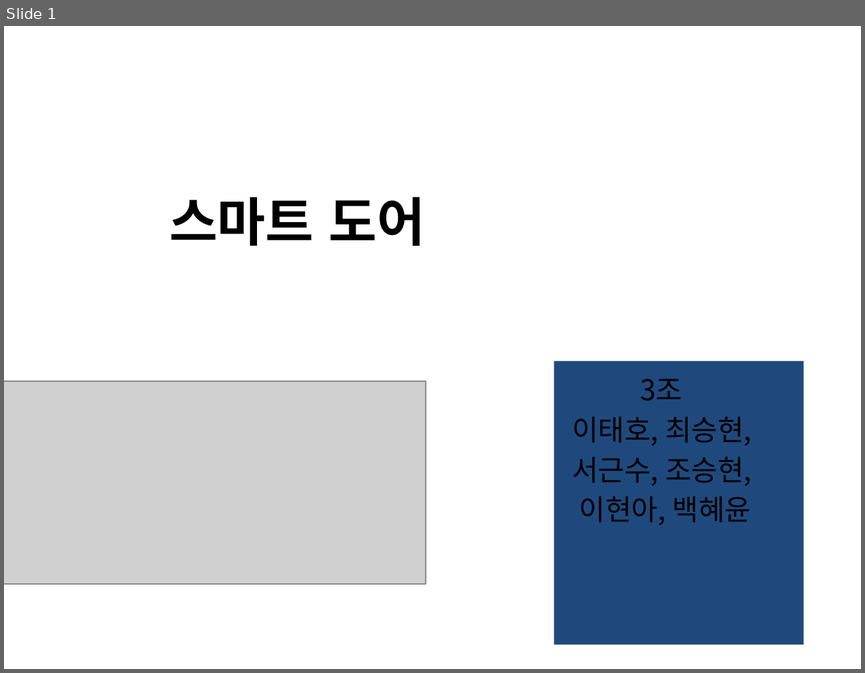
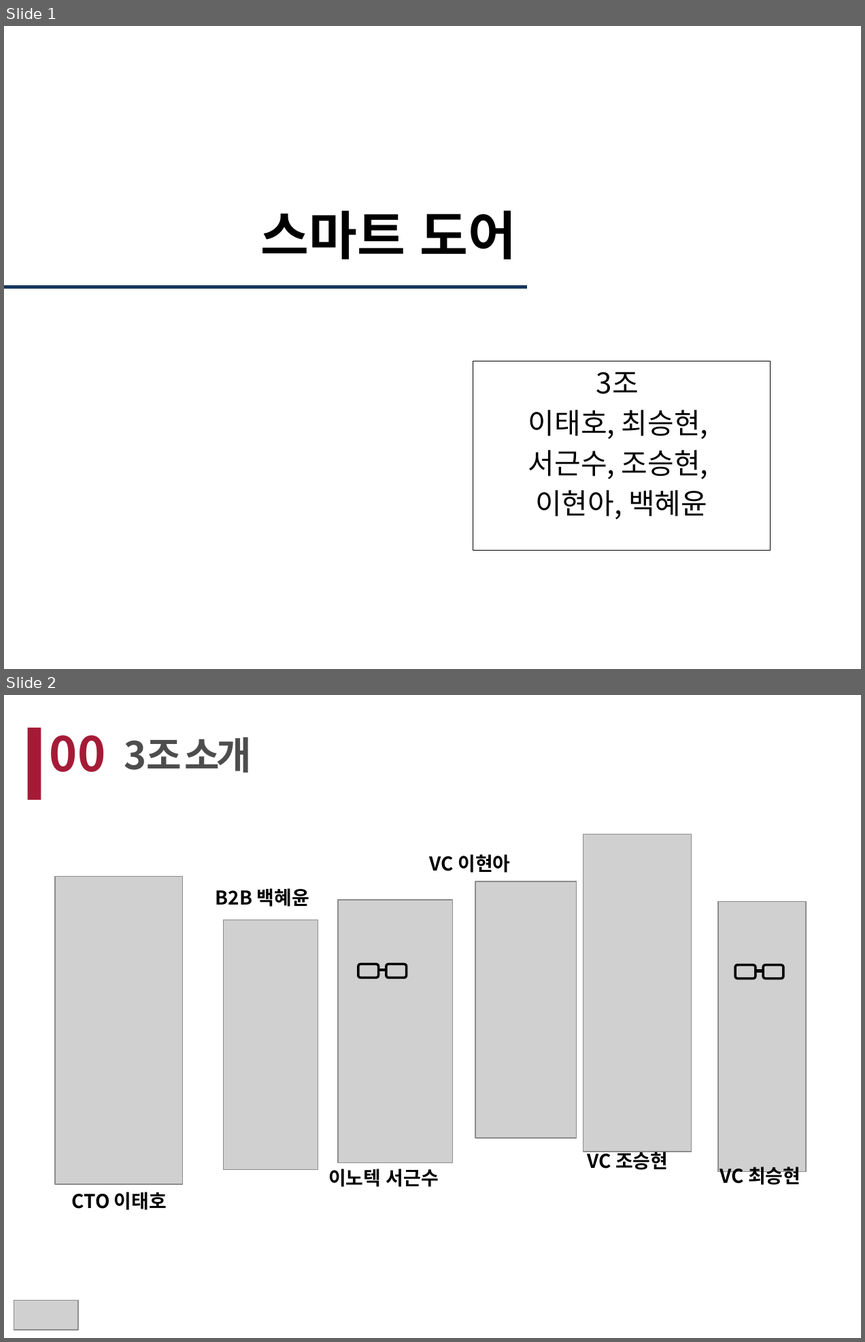
Before and after one commit to choitom/LG_SW_SMART_DOOR, a slide deck: smart_door.pptx. Shown one above the other, each under a label of ours: slide 1 before the commit, slides 1 and 2 after it. The pictures are 865x673 and 865x1342 pixels, drawn with LibreOffice and Linux fonts; fonts in the diff are those of the drawing; grey boxes stand for pictures. Boxes give left, top, right and bottom in pixels: in the first picture for what was removed or moved away, otherwise in the second. Text is boxed around its words. In the diff, an @@ line names an element or a change of style, - is before the commit and + after.

```diff
--- a/smart_door.pptx
+++ b/smart_door.pptx
@@ slide 2 added at bbox=[4, 695, 861, 1338], background #FFFFFF @@
@@ rectangle added at bbox=[28, 728, 41, 800], fill #A51B37 @@
@@ text added at bbox=[50, 735, 106, 772], 40 pt, text #A51B37, bold @@
+00
@@ text added at bbox=[124, 737, 252, 773], 32 pt, text #4D4D4D, bold @@
+3조 소개
@@ picture added at bbox=[583, 834, 691, 1151] @@
@@ text added at bbox=[430, 854, 511, 872], 16 pt, text #000000, bold @@
+VC 이현아
@@ picture added at bbox=[56, 876, 183, 1183] @@
@@ text added at bbox=[215, 888, 309, 906], 16 pt, text #000000, bold @@
+B2B 백혜윤
@@ picture added at bbox=[475, 882, 577, 1138] @@
@@ picture added at bbox=[338, 900, 453, 1163] @@
@@ picture added at bbox=[718, 902, 805, 1172] @@
@@ picture added at bbox=[224, 919, 317, 1169] @@
@@ rounded rectangle added at bbox=[358, 964, 379, 978], outline #000000 2 pt @@
@@ line added from (379, 970) to (385, 970), #000000 2.5 pt @@
@@ rounded rectangle added at bbox=[386, 964, 407, 978], outline #000000 2 pt @@
@@ rounded rectangle added at bbox=[735, 965, 755, 979], outline #000000 2 pt @@
@@ line added from (755, 971) to (762, 971), #000000 2.5 pt @@
@@ rounded rectangle added at bbox=[763, 965, 784, 979], outline #000000 2 pt @@
@@ text added at bbox=[587, 1149, 668, 1170], 16 pt, text #000000, bold @@
+VC 조승현
@@ text added at bbox=[328, 1168, 439, 1187], 16 pt, text #000000, bold @@
+이노텍 서근수
@@ text added at bbox=[720, 1166, 800, 1188], 16 pt, text #000000, bold @@
+VC 최승현
@@ text added at bbox=[72, 1191, 167, 1210], 16 pt, text #000000, bold @@
+CTO 이태호
@@ picture added at bbox=[14, 1300, 79, 1330] @@
@@ slide 1 changed as well @@
@@ title "스마트 도어": place and size @@
-title "스마트 도어" at bbox=[169, 197, 425, 246]
+title "스마트 도어" at bbox=[260, 210, 517, 259]
@@ line added from (4, 286) to (527, 286), #17375E 3 pt @@
@@ subtitle "3조": place and size @@
-subtitle "3조" at bbox=[572, 379, 752, 525]
+subtitle "3조" at bbox=[473, 361, 769, 550]
@@ subtitle "3조" at bbox=[473, 361, 769, 550]: fill none to #FFFFFF; outline none to #000000 0.25 pt @@
@@ rectangle removed at bbox=[554, 361, 804, 645] @@
@@ picture removed at bbox=[4, 381, 426, 583] @@
```
Also in this commit, not shown: 3 other slides changed, 14 other slides added, 4 slides removed.
